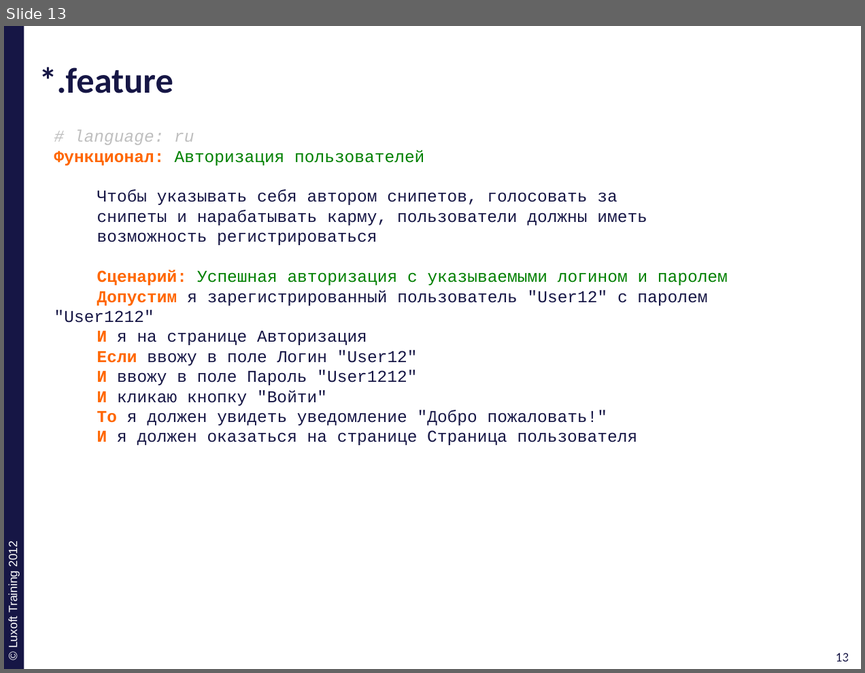
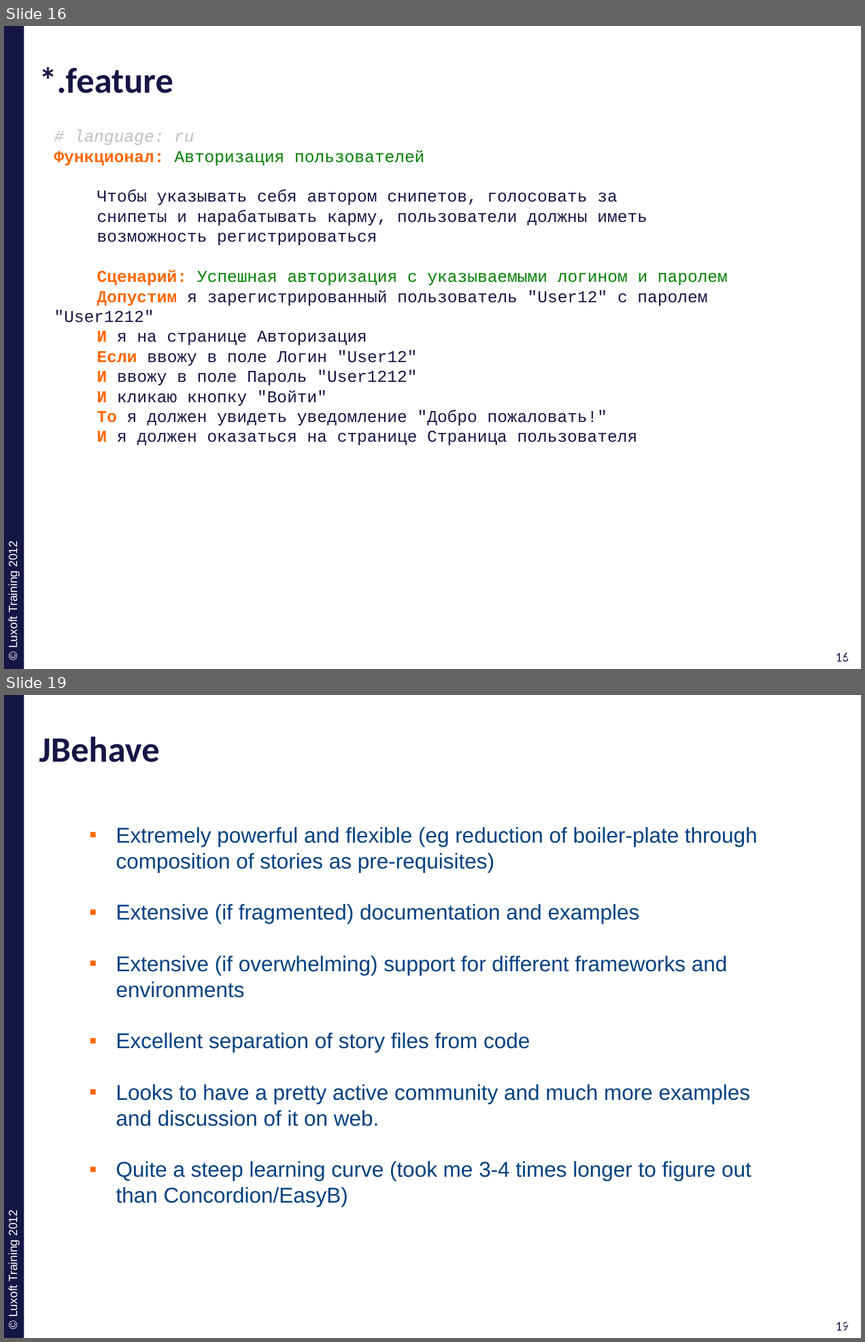
Before and after one commit to ivan-dyachenko/Trainings, a slide deck: Test Driven Development/materials/pptx/8. TDD-Acceptance-Testing.pptx. Shown one above the other, each under a label of ours: slide 13 before the commit, slides 16 and 19 after it; the slides between them are not shown. The pictures are 865x673 and 865x1342 pixels, drawn with LibreOffice and Linux fonts; fonts in the diff are those of the drawing; background and template pictures are left out. Boxes give left, top, right and bottom in pixels: in the first picture for what was removed or moved away, otherwise in the second. Text is boxed around its words. In the diff, an @@ line names an element or a change of style, - is before the commit and + after.

```diff
--- a/Test Driven Development/materials/pptx/8. TDD-Acceptance-Testing.pptx
+++ b/Test Driven Development/materials/pptx/8. TDD-Acceptance-Testing.pptx
@@ slide 19 added at box(4, 695, 861, 1338), background #FFFFFF; not listed: 4 template elements that a slide beside it also shows @@
@@ title added at box(39, 736, 160, 762), 30 pt, text #161645, bold @@
+JBehave
@@ text added at box(116, 827, 757, 1206), 18 pt, text #004080 @@
+▪ Extremely powerful and flexible (eg reduction of boiler-plate through composition of stories as pre-requisites)
+▪ Extensive (if fragmented) documentation and examples
+▪ Extensive (if overwhelming) support for different frameworks and environments
+▪ Excellent separation of story files from code
+▪ Looks to have a pretty active community and much more examples and discussion of it on web.
+▪ Quite a steep learning curve (took me 3-4 times longer to figure out than Concordion/EasyB)
@@ what was slide 13 is now slide 16 @@
@@ page number at box(836, 652, 849, 661): text changed @@
-13
+16
@@ page number at box(840, 652, 853, 661): text changed @@
-13
+16
```
Also in this commit, not shown: 2 slides changed, 9 other slides added, 1 slide removed, 1 other file.
